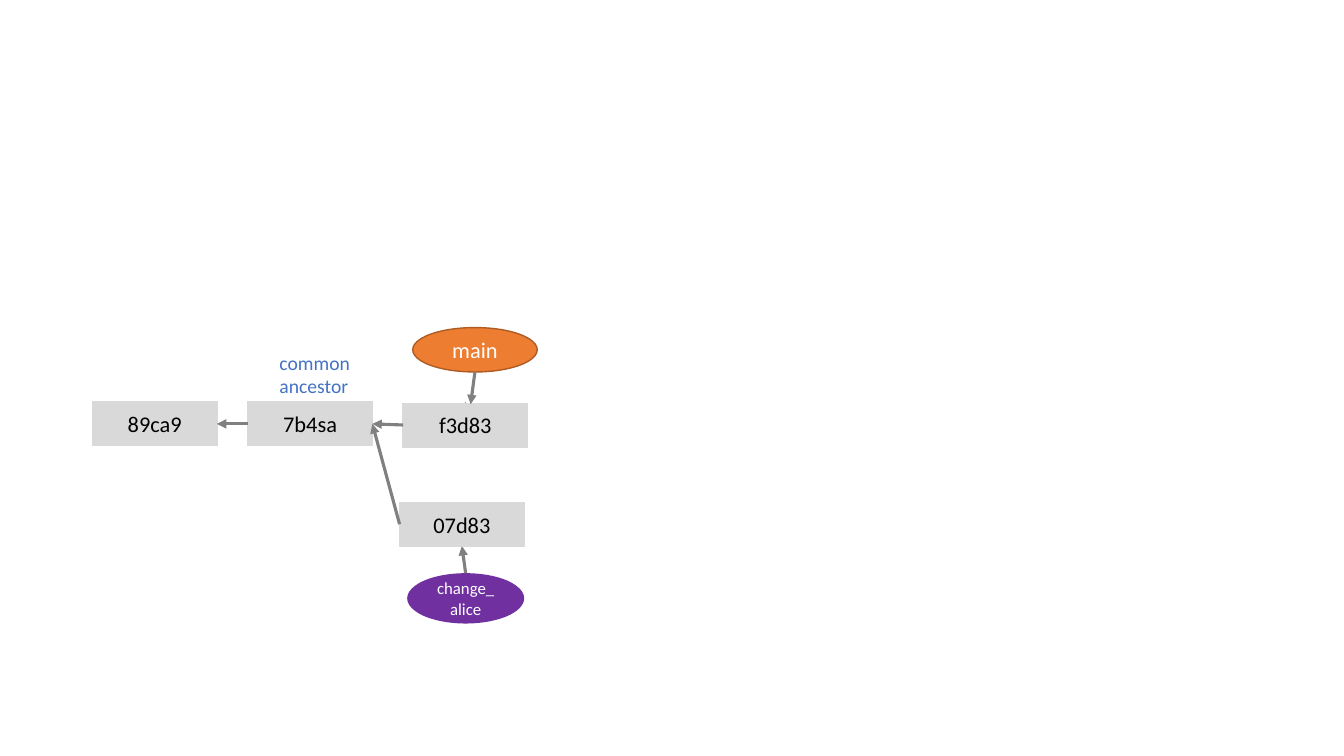
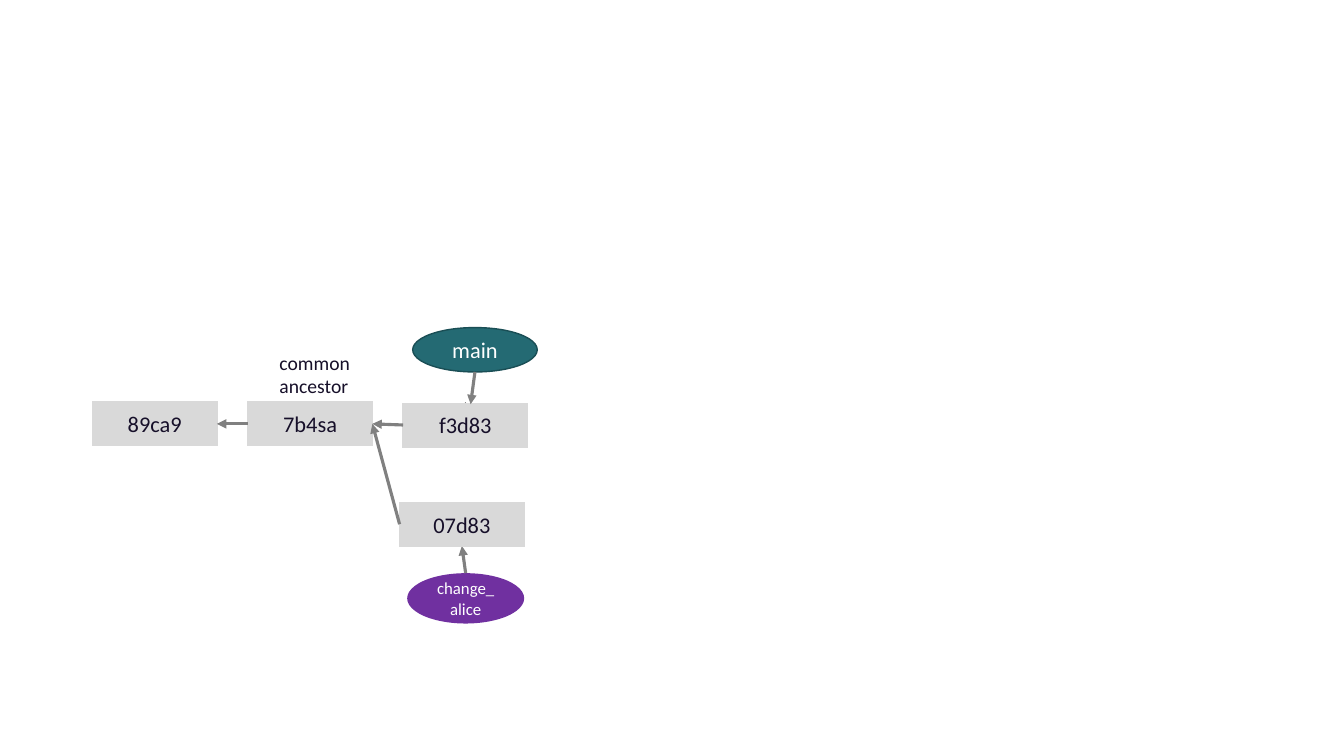
Before and after one commit to selinaZitrone/get-started-with-git, a slide deck: slide 61 of slides/img/images.pptx (slide 25 before the commit). Drawn at 1344x756 pixels with LibreOffice and Linux fonts; fonts in the diff are those of the drawing. Boxes give left, top, right and bottom in pixels: in the first picture for what was removed or moved away, otherwise in the second. Text is boxed around its words. In the diff, an @@ line names an element or a change of style, - is before the commit and + after.

```diff
--- a/slides/img/images.pptx
+++ b/slides/img/images.pptx
@@ ellipse "main" at <box>412,328,537,372</box>: fill #ED7D31 to #246A73; outline #AF5C24 1 pt to #1B4E55 1 pt @@
@@ text "common ancestor" at <box>279,360,349,393</box>: text colour #4472C4 to #160F29 @@
@@ text colour #000000 to #160F29 in 4 elements at <box>93,402,218,446</box>, <box>248,402,373,446</box>, <box>403,403,528,447</box>, <box>399,502,524,545</box> @@
```
Also in this commit, not shown: 21 other slides changed, 45 slides added, 10 slides removed, 2 other files.
